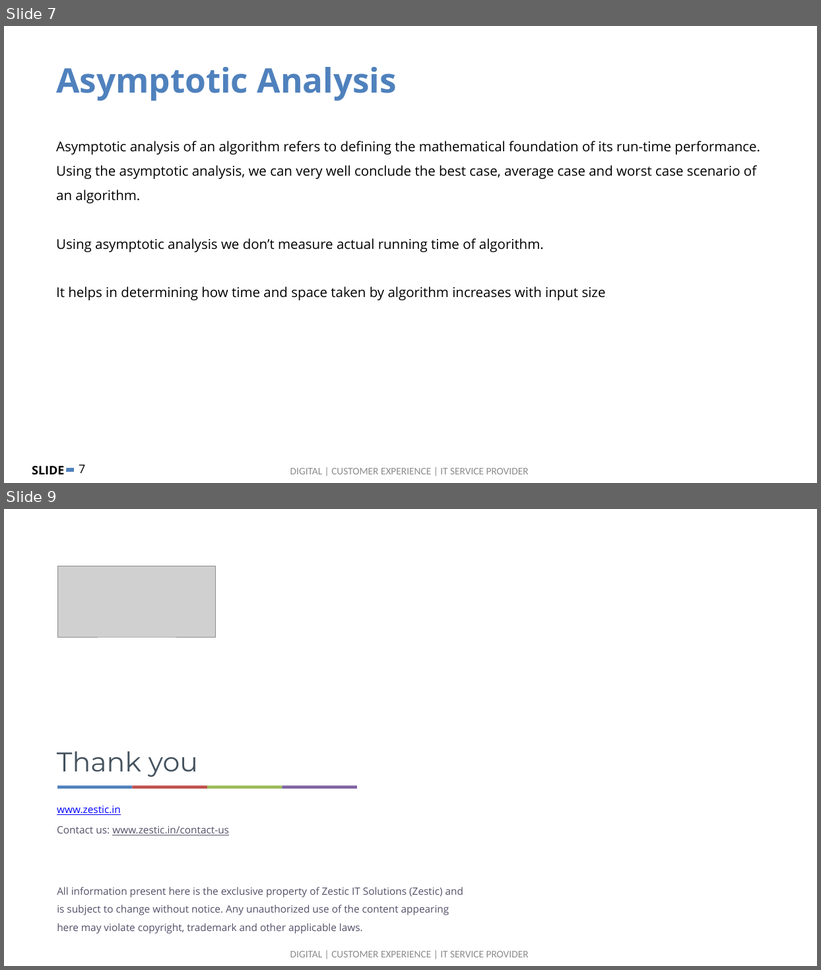
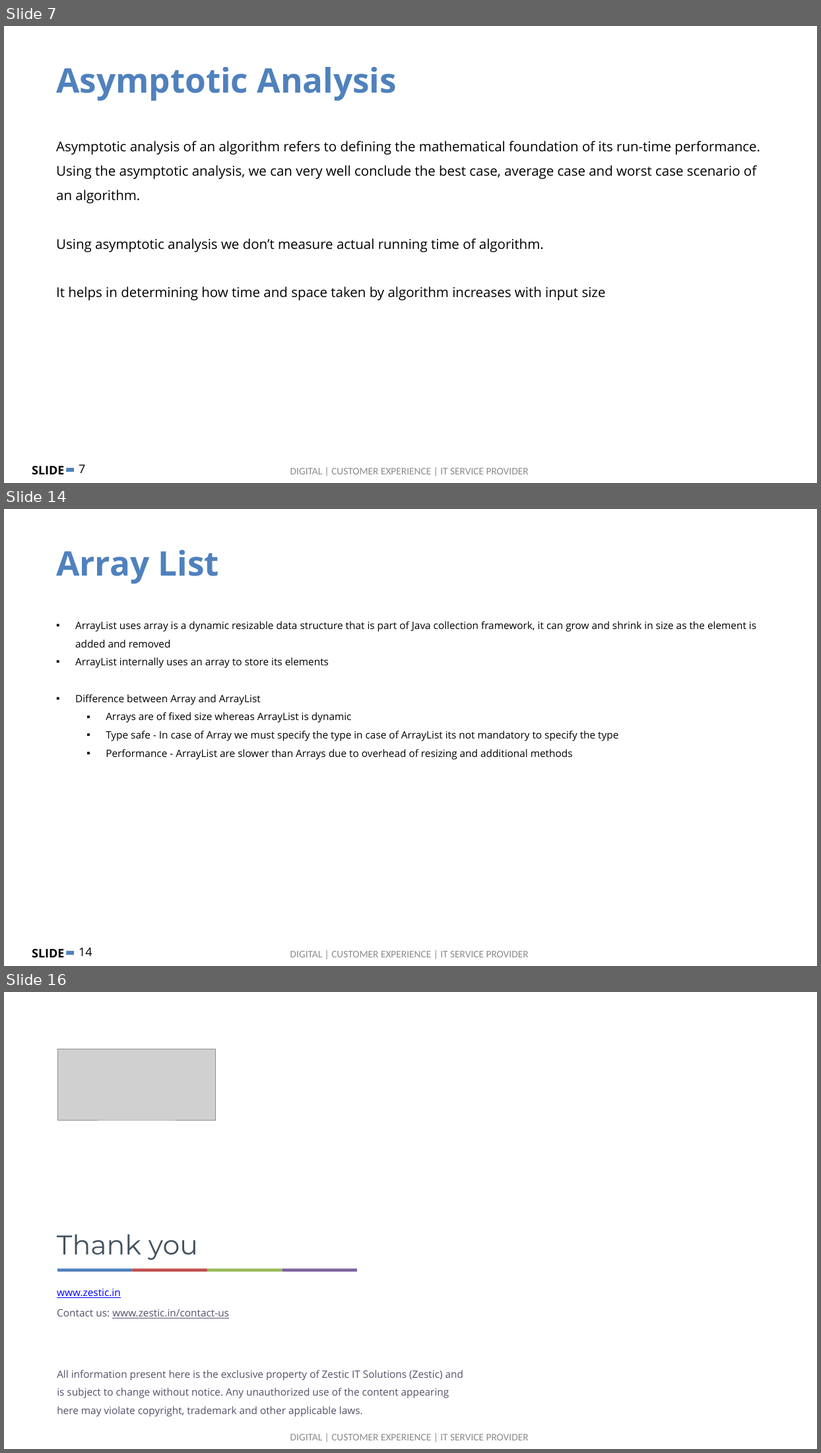
Before and after one commit to zesticio/examples, a slide deck: algorithms/slides/Data Structure & Algorithms.pptx. Shown one above the other, each under a label of ours: slides 7 and 9 before the commit, slides 7, 14 and 16 after it; the slides between them are not shown. The pictures are 821x970 and 821x1453 pixels, drawn with LibreOffice and Linux fonts; fonts in the diff are those of the drawing; grey boxes stand for pictures; background and template pictures are left out. Boxes give left, top, right and bottom in pixels: in the first picture for what was removed or moved away, otherwise in the second. Text is boxed around its words. In the diff, an @@ line names an element or a change of style, - is before the commit and + after.

```diff
--- a/algorithms/slides/Data Structure & Algorithms.pptx
+++ b/algorithms/slides/Data Structure & Algorithms.pptx
@@ slide 14 added at box(4, 509, 817, 966), background #FFFFFF; not listed: 4 template elements that a slide beside it also shows @@
@@ text added at box(56, 550, 219, 584), 40 pt, text #4F81BD, bold @@
+Array List
@@ text added at box(75, 621, 756, 760), 12 pt, text #000000 @@
+▪ ArrayList uses array is a dynamic resizable data structure that is part of Java collection framework, it can grow and shrink in size as the element is added and removed
+▪ ArrayList internally uses an array to store its elements
+▪ Difference between Array and ArrayList
+  ▪ Arrays are of fixed size whereas ArrayList is dynamic
+  ▪ Type safe - In case of Array we must specify the type in case of ArrayList its not mandatory to specify the type
+  ▪ Performance - ArrayList are slower than Arrays due to overhead of resizing and additional methods
@@ what was slide 9 is now slide 16 @@
```
Also in this commit, not shown: 1 slide changed, 6 other slides added.
